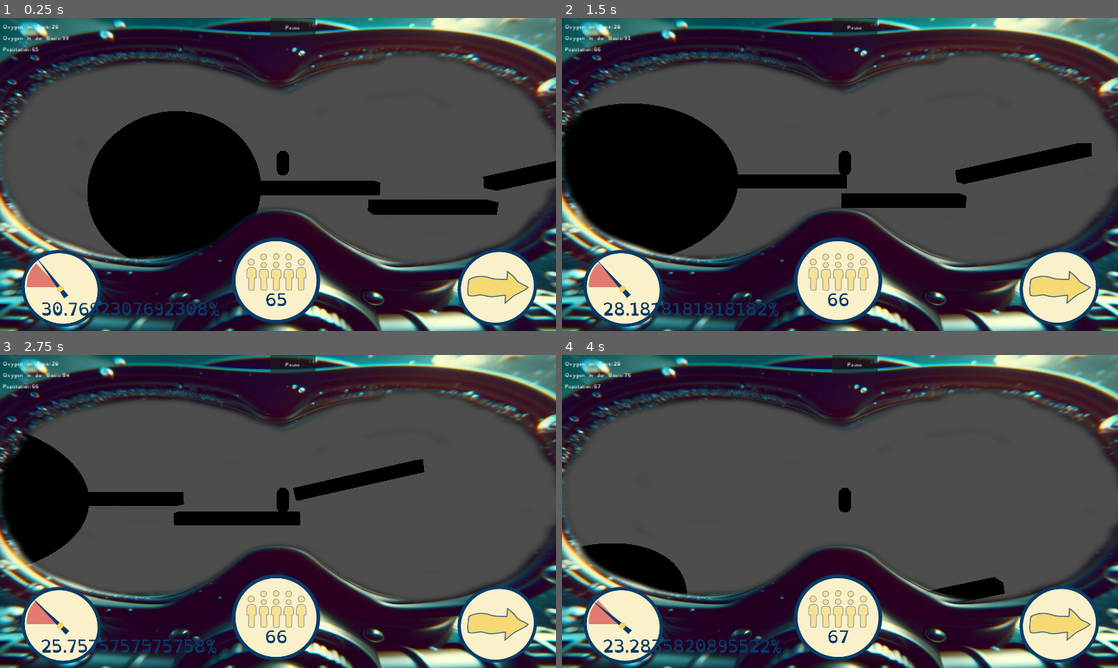
Above: before the commit, frames 1-4 (two rows, left to right).
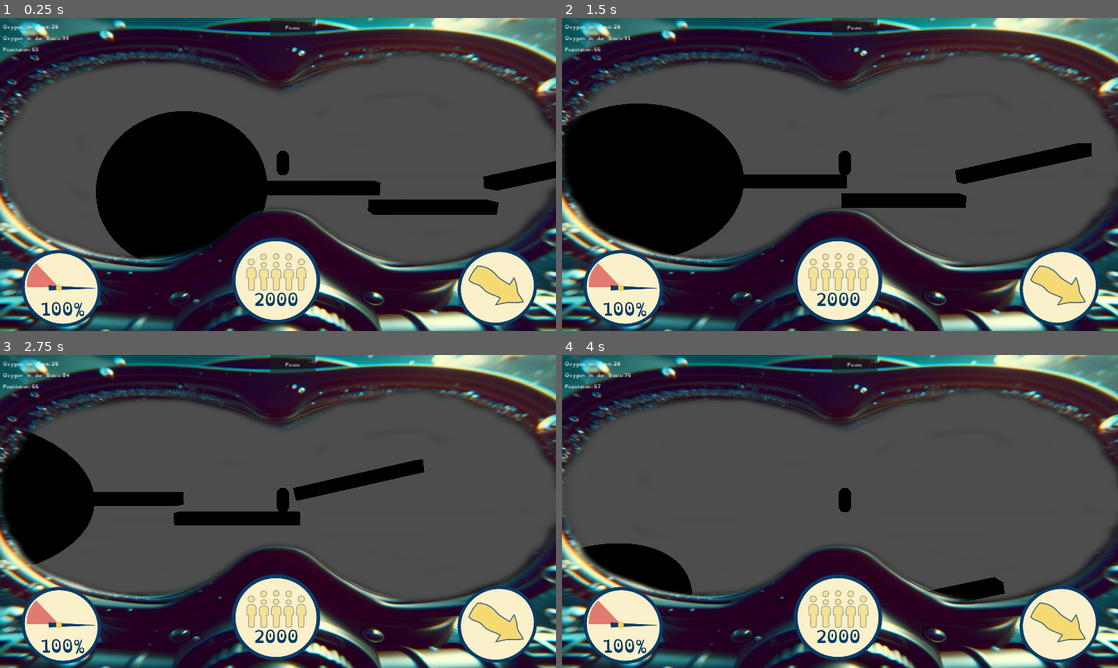
Above: after the commit, the same moments.

Repository: bastifpv/GGJ25
Game: Godot game, scene res://scenes/startsceneWithUI.tscn
The game is run twice, just before and just after one commit, with the same random seed, the same clock (stepped at 60 frames per second) and the same inputs. This scene is started directly instead of the project's main scene.
Inputs:
- Up to frame 1 (0.25 s): no input
- Up to frame 2 (1.5 s): hold D (right) 0.53-1.28 s; hold S (down) from 1.28 s (still down)
- Up to frame 3 (2.75 s): release S (down) at 2.03 s; hold D (right) from 2.03 s (still down)
- Up to frame 4 (4 s): release D (right) at 2.78 s; hold W (up) 2.78-3.53 s; hold A (left) from 3.53 s (still down)

The runs differ from the first frame. In frame 1, 2.5% of the frame differs, in the area x 6-96%, y 29-96%; in frame 2, 2.0%; in frame 3, 1.8%; in frame 4, 1.6%.
Error after the commit: Invalid access to property or key 'global_position' on a base object of type 'null instance'. (res://scripts/ui_needle_oxy.gd:31)

Commit message:
UI Overlay in Main

Diff:
--- a/scenes/startscene.tscn
+++ b/scenes/startscene.tscn
@@ -25,11 +25,19 @@
 [ext_resource type="PackedScene" uid="uid://cjym50lv6r43" path="res://scenes/prefabs/rocks/stone-pointy.tscn" id="20_k8v28"]
 [ext_resource type="PackedScene" uid="uid://7sgj0imdaniu" path="res://scenes/prefabs/rocks/stone-small-flat.tscn" id="22_5v8x0"]
 [ext_resource type="PackedScene" uid="uid://bhwitj105m4m3" path="res://scenes/prefabs/rocks/stone-snow.tscn" id="23_f2f4m"]
-[ext_resource type="PackedScene" uid="uid://d18tw4xa47hrc" path="res://scenes/baloon.tscn" id="26_2i0iw"]
-[ext_resource type="PackedScene" uid="uid://0rudqscbrs5u" path="res://scenes/rope.tscn" id="27_nspu1"]
+[ext_resource type="PackedScene" path="res://scenes/baloon.tscn" id="26_2i0iw"]
+[ext_resource type="PackedScene" path="res://scenes/rope.tscn" id="27_nspu1"]
 [ext_resource type="PackedScene" uid="uid://dvgumaasg8gcp" path="res://scenes/prefabs/rocks/stone-round.tscn" id="27_s7028"]
 [ext_resource type="Theme" uid="uid://boiyof61hkrhc" path="res://materials/theme/theme.tres" id="27_ww8tf"]
 [ext_resource type="Script" path="res://scripts/rope.gd" id="28_ccwwl"]
+[ext_resource type="Script" path="res://scripts/ui_needle_oxy.gd" id="31_iakcm"]
+[ext_resource type="Texture2D" uid="uid://bvyohemsjyj78" path="res://materials/png/UI/background.png" id="32_te3ub"]
+[ext_resource type="Texture2D" uid="uid://b8xf8c8c1mgn7" path="res://materials/png/UI/circle.png" id="33_bptp4"]
+[ext_resource type="Texture2D" uid="uid://d2lsmcqedlryc" path="res://materials/png/UI/red.png" id="34_7q12g"]
+[ext_resource type="Texture2D" uid="uid://bakdyo1ahgpvq" path="res://materials/png/UI/neelde.png" id="35_j7h2t"]
+[ext_resource type="FontFile" uid="uid://f5cv2odxh5jp" path="res://materials/font/OpenDyslexic3-Regular.ttf" id="36_f05gd"]
+[ext_resource type="Texture2D" uid="uid://hvdx6s3ncvh6" path="res://materials/png/UI/pop.png" id="37_0wk80"]
+[ext_resource type="Texture2D" uid="uid://coivd5lnqq1pb" path="res://materials/png/UI/arrow.png" id="38_83g8f"]
 
 [sub_resource type="TorusMesh" id="TorusMesh_8pnex"]
 inner_radius = 0.252
@@ -50,6 +58,9 @@
 [sub_resource type="CapsuleMesh" id="CapsuleMesh_ba1tw"]
 radius = 0.3
 height = 1.8
+
+[sub_resource type="ViewportTexture" id="ViewportTexture_5uv8a"]
+viewport_path = NodePath("PlayerRig/Player/UI_Overlay/SubViewport")
 
 [node name="Node3D" type="Node3D"]
 
@@ -234,8 +245,8 @@
 anchors_preset = 5
 anchor_left = 0.5
 anchor_right = 0.5
-offset_left = -27.0
-offset_right = 129.0
+offset_left = -120.0
+offset_right = 36.0
 offset_bottom = 60.0
 grow_horizontal = 2
 theme = ExtResource("27_ww8tf")
@@ -278,7 +289,7 @@
 shape = SubResource("CapsuleShape3D_vv0bg")
 
 [node name="Camera3D" type="Camera3D" parent="PlayerRig/Player"]
-transform = Transform3D(1, 0, 0, 0, 1, 0, 0, 0, 1, 0, 0, 6)
+transform = Transform3D(1, 0, 0, 0, 0.962094, 0.272717, 0, -0.272717, 0.962094, 0, 2.94869, 10.4997)
 
 [node name="Player" type="MeshInstance3D" parent="PlayerRig/Player"]
 material_override = ExtResource("2_sroli")
@@ -288,9 +299,109 @@
 [node name="DirectionalLight3D" type="DirectionalLight3D" parent="PlayerRig/Player"]
 transform = Transform3D(1, 0, 0, 0, 1, 0, 0, 0, 1, 0, 0, 8.28448)
 
+[node name="UI_Overlay" type="Sprite3D" parent="PlayerRig/Player"]
+transform = Transform3D(1, 0, 0, 0, 0.965085, 0.261937, 0, -0.261937, 0.965085, 0.0718358, 0.698994, 4.62374)
+texture = SubResource("ViewportTexture_5uv8a")
+
+[node name="SubViewport" type="SubViewport" parent="PlayerRig/Player/UI_Overlay"]
+transparent_bg = true
+size = Vector2i(1920, 1080)
+
+[node name="Node2D" type="Node2D" parent="PlayerRig/Player/UI_Overlay/SubViewport"]
+script = ExtResource("31_iakcm")
+
+[node name="UiBackground" type="Sprite2D" parent="PlayerRig/Player/UI_Overlay/SubViewport/Node2D"]
+z_index = 1
+position = Vector2(899, 517)
+texture = ExtResource("32_te3ub")
+
+[node name="Oxy" type="Node2D" parent="PlayerRig/Player/UI_Overlay/SubViewport/Node2D"]
+z_index = 2
+position = Vector2(307, 755)
+scale = Vector2(0.2, 0.2)
+
+[node name="Circle_oxy" type="Sprite2D" parent="PlayerRig/Player/UI_Overlay/SubViewport/Node2D/Oxy"]
+position = Vector2(-473, 380)
+scale = Vector2(4.5, 4.487)
+texture = ExtResource("33_bptp4")
+
+[node name="Red_oxy" type="Sprite2D" parent="PlayerRig/Player/UI_Overlay/SubViewport/Node2D/Oxy"]
+position = Vector2(-772, 155)
+scale = Vector2(4, 4)
+texture = ExtResource("34_7q12g")
+
+[node name="needle_oxy" type="Node2D" parent="PlayerRig/Player/UI_Overlay/SubViewport/Node2D/Oxy"]
+position = Vector2(-496, 368)
+rotation = 0.211185
+
+[node name="UiNeedle" type="Sprite2D" parent="PlayerRig/Player/UI_Overlay/SubViewport/Node2D/Oxy/needle_oxy"]
+position = Vector2(-3, -200)
+scale = Vector2(4.5, 4.5)
+texture = ExtResource("35_j7h2t")
+
+[node name="lbl_oxy" type="Label" parent="PlayerRig/Player/UI_Overlay/SubViewport/Node2D/Oxy"]
+offset_left = -825.0
+offset_top = 397.0
+offset_right = -94.0
+offset_bottom = 992.0
+theme_override_colors/font_color = Color(0.0509804, 0.231373, 0.4, 1)
+theme_override_fonts/font = ExtResource("36_f05gd")
+theme_override_font_sizes/font_size = 250
+text = "30%"
+horizontal_alignment = 1
+vertical_alignment = 1
+metadata/_edit_use_anchors_ = true
+
+[node name="population" type="Node2D" parent="PlayerRig/Player/UI_Overlay/SubViewport/Node2D"]
+z_index = 2
+position = Vector2(763, 605)
+scale = Vector2(0.2, 0.2)
+
+[node name="People" type="Sprite2D" parent="PlayerRig/Player/UI_Overlay/SubViewport/Node2D/population"]
+z_index = 1
+position = Vector2(789, 600)
+scale = Vector2(5, 5)
+texture = ExtResource("37_0wk80")
+
+[node name="Circle_population" type="Sprite2D" parent="PlayerRig/Player/UI_Overlay/SubViewport/Node2D/population"]
+position = Vector2(784, 748)
+scale = Vector2(5, 5)
+texture = ExtResource("33_bptp4")
+
+[node name="lbl_population" type="Label" parent="PlayerRig/Player/UI_Overlay/SubViewport/Node2D/population"]
+offset_left = 423.0
+offset_top = 735.0
+offset_right = 1154.0
+offset_bottom = 1330.0
+theme_override_colors/font_color = Color(0.0509804, 0.231373, 0.4, 1)
+theme_override_fonts/font = ExtResource("36_f05gd")
+theme_override_font_sizes/font_size = 250
+text = "2000"
+horizontal_alignment = 1
+vertical_alignment = 1
+metadata/_edit_use_anchors_ = true
+
+[node name="home" type="Node2D" parent="PlayerRig/Player/UI_Overlay/SubViewport/Node2D"]
+z_index = 2
+position = Vector2(1189, 812)
+scale = Vector2(0.2, 0.2)
+
+[node name="Circle_home" type="Sprite2D" parent="PlayerRig/Player/UI_Overlay/SubViewport/Node2D/home"]
+position = Vector2(2361, 111)
+scale = Vector2(4.5, 4.5)
+texture = ExtResource("33_bptp4")
+
+[node name="Arrow_home" type="Sprite2D" parent="PlayerRig/Player/UI_Overlay/SubViewport/Node2D/home"]
+z_index = 1
+position = Vector2(2373, 106)
+scale = Vector2(5, 5)
+texture = ExtResource("38_83g8f")
+
 [connection signal="oxygenBaseChange" from="Control/MarginContainer" to="Control" method="recieveOxygenBase"]
+[connection signal="oxygenBaseChange" from="Control/MarginContainer" to="PlayerRig/Player/UI_Overlay/SubViewport/Node2D" method="get_oxy"]
 [connection signal="oxygenTankChange" from="Control/MarginContainer" to="Control" method="recieveOxygenTank"]
 [connection signal="populationChange" from="Control/MarginContainer" to="Control" method="recievePopulation"]
+[connection signal="populationChange" from="Control/MarginContainer" to="PlayerRig/Player/UI_Overlay/SubViewport/Node2D" method="get_population"]
 [connection signal="end_pause" from="Control/Pause" to="Control" method="_on_pause_end_pause"]
 [connection signal="pressed" from="Control/PauseBtn" to="Control" method="_on_pause_btn_pressed"]
 [connection signal="body_entered" from="PlayerRig/Balloon" to="PlayerRig/Balloon" method="_on_body_entered"]
--- a/scenes/startsceneWithUI.tscn
+++ b/scenes/startsceneWithUI.tscn
@@ -64,6 +64,7 @@
 transform = Transform3D(1, 0, 0, 0, 0.990268, 0.139173, 0, -0.139173, 0.990268, -0.388118, 1.38054, 16.3707)
 
 [node name="Player" type="MeshInstance3D" parent="Player"]
+transform = Transform3D(0.99999, -0.00101876, 0.00432283, 0.00102432, 0.999999, -0.00128888, -0.00432152, 0.00129328, 0.99999, 0, 0, 0)
 material_override = ExtResource("2_72nfq")
 mesh = SubResource("CapsuleMesh_ba1tw")
 skeleton = NodePath("../..")
@@ -209,15 +210,15 @@
 transform = Transform3D(1, 0, 0, 0, 1, 0, 0, 0, 1, 4.987, 0, 0)
 shape = SubResource("BoxShape3D_rck6f")
 
-[node name="StaticBody3D" type="StaticBody3D" parent="."]
-transform = Transform3D(1, 0, 0, 0, 1, 0, 0, 0, 1, -5.53629, 0, 0)
+[node name="dome" type="StaticBody3D" parent="."]
+transform = Transform3D(0.999999, -0.00130207, 0.000935597, 0.00130273, 0.999999, -0.000688903, -0.000934683, 0.000690142, 0.999999, -5, 0, 0)
 physics_material_override = SubResource("PhysicsMaterial_0n1vw")
 
-[node name="CollisionShape3D2" type="CollisionShape3D" parent="StaticBody3D"]
+[node name="CollisionShape3D2" type="CollisionShape3D" parent="dome"]
 transform = Transform3D(12, 0, 0, 0, 12, 0, 0, 0, 12, 0, 0, 0)
 shape = SubResource("SphereShape3D_at1xs")
 
-[node name="MeshInstance3D" type="MeshInstance3D" parent="StaticBody3D"]
+[node name="MeshInstance3D" type="MeshInstance3D" parent="dome"]
 transform = Transform3D(12, 0, 0, 0, 12, 0, 0, 0, 12, 0, 0, 0)
 mesh = SubResource("SphereMesh_tlxp3")
 skeleton = NodePath("../..")
--- /dev/null
+++ b/scripts/ui.gd
@@ -0,0 +1,28 @@
+extends Node2D
+var oxy = 1000
+var pop = 2
+var relative_oxy
+
+
+# Called when the node enters the scene tree for the first time.
+func _ready() -> void:
+	$Oxy/needle_oxy.rotation_degrees = 0
+
+
+# Called every frame. 'delta' is the elapsed time since the previous frame.
+func _process(delta: float) -> void:
+	# berechnet wie viele Minuten das Oxy noch ausreicht
+	# 1 min ist die Grenze zum roten bereich
+	relative_oxy = oxy / (pop * 5)
+	if relative_oxy > 1:
+		relative_oxy = 1
+	var degree = -90 + 180 * relative_oxy
+	$Oxy/needle_oxy.rotation_degrees = degree
+	$Oxy/lbl_oxy.text = relative_oxy*100 + "%"
+
+func receive_oxygen_base(val: Variant) -> void:
+	oxy = val
+
+func receive_population(val: Variant) -> void:
+	pop = val
+	$population/lbl_population.text = val
--- a/scripts/ui_needle_oxy.gd
+++ b/scripts/ui_needle_oxy.gd
@@ -7,6 +7,7 @@
 # Called when the node enters the scene tree for the first time.
 func _ready() -> void:
 	$Oxy/needle_oxy.rotation_degrees = 0
+	$home/Arrow_home.rotation_degrees = 30
 
 
 # Called every frame. 'delta' is the elapsed time since the previous frame.
@@ -16,24 +17,30 @@
 	relative_oxy = oxy / (pop * 5)
 	if relative_oxy > 1:
 		relative_oxy = 1
+	if relative_oxy < 0:
+		relative_oxy = 0
 	var degree = -90 + 180 * relative_oxy
 	$Oxy/needle_oxy.rotation_degrees = degree
-	$Oxy/lbl_oxy.text = str(relative_oxy*100) + "%"
+	$Oxy/lbl_oxy.text = str(int(relative_oxy*100)) + "%"
+
+	# Dome Posi
+	#print ("X: ")
+	#print($"../../Player".global_position.x)
+	#print ("Y: ")
+	#print($"../../Player".global_position.y)
+	var rel_y = $"../../..".global_position.y - $"../../../../../Dome".global_position.y
+	var rel_x = $"../../..".global_position.x - $"../../../../../Dome".global_position.x
+	var angle_to_dome = 180 - (tan(rel_y / rel_x)*180/3.1415926)
+	$home/Arrow_home.rotation_degrees = angle_to_dome
 
 
-func receive_oxygen_base_change(val: Variant) -> void:
+
+
+
+func get_oxy(val: Variant) -> void:
 	oxy = val
 
 
-func receive_population_change(val: Variant) -> void:
+func get_population(val: Variant) -> void:
 	pop = val
 	$population/lbl_population.text = str(val)
-
-
-func _on_margin_container_oxygen_base_change(val: Variant) -> void:
-	oxy = val
-
-
-func _on_margin_container_population_change(val: Variant) -> void:
-	pop = val
-	$population/lbl_population.text = str(val)
Not shown: 1 places in materials/anchor.tres that only renumber resources
Not shown: 1 places in materials/caustic_rocks.tres that only renumber resources
Not shown: 1 places in materials/coral.tres that only renumber resources
Not shown: 2 places in scenes/startscene.tscn that only renumber resources
